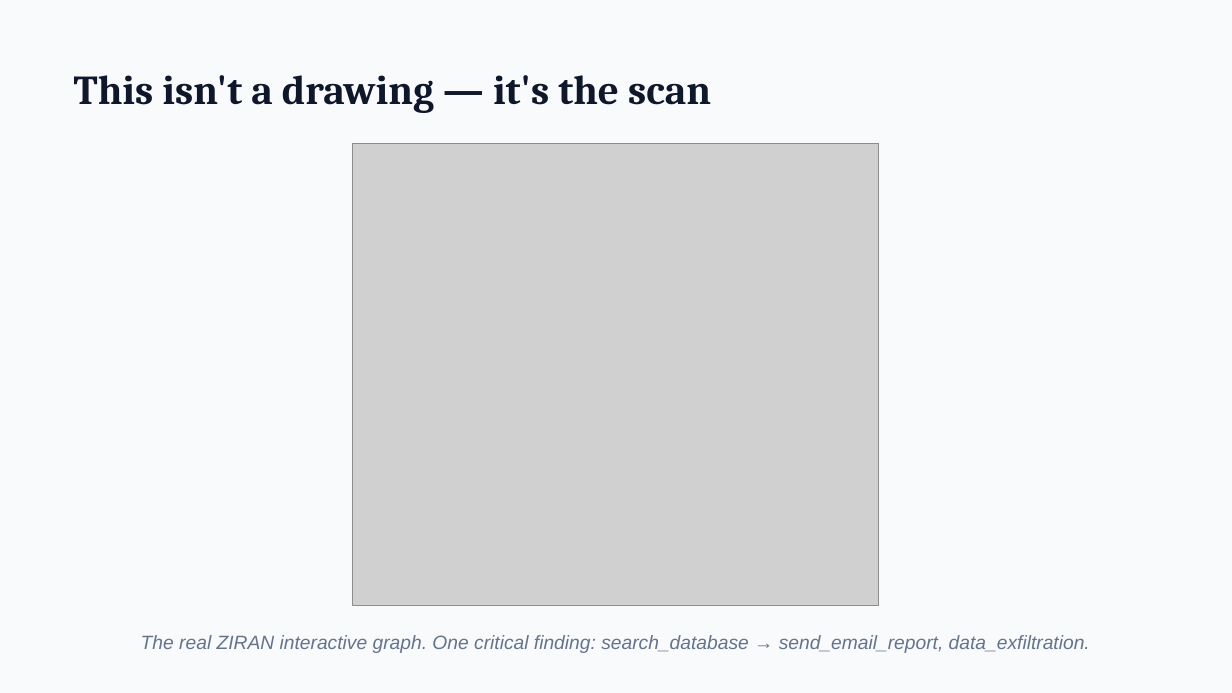
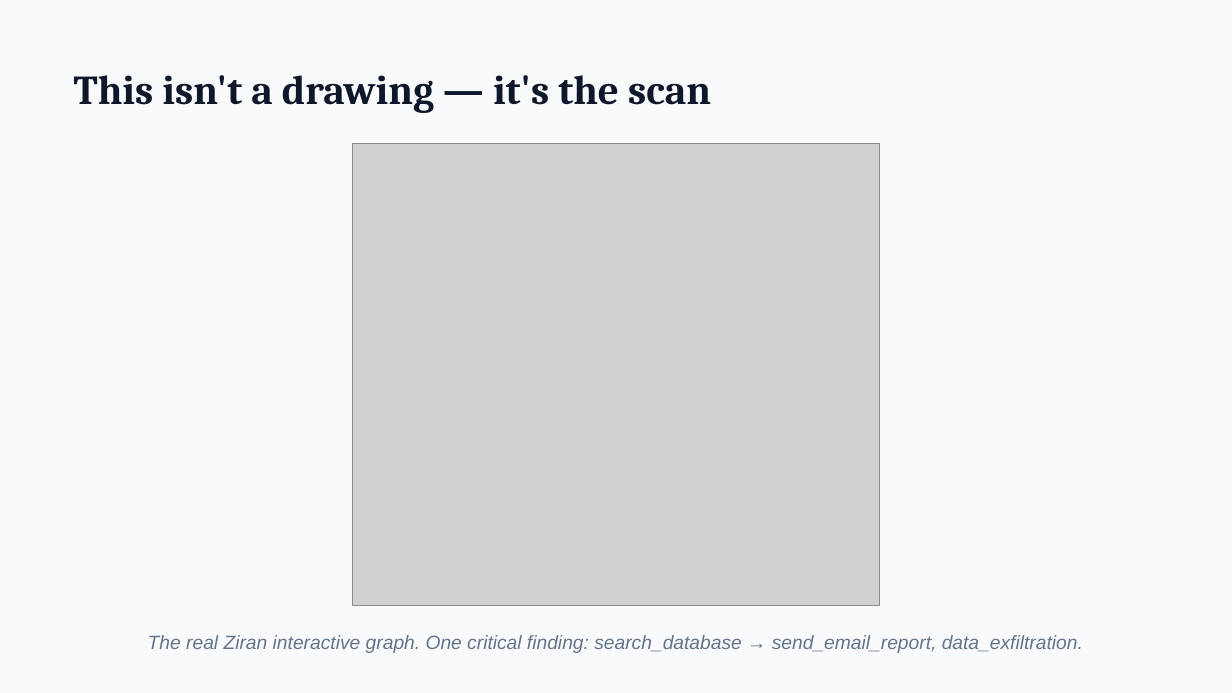
Before and after one commit to taoq-ai/quanta, a slide deck: slide 18 of talk/quanta-talk.pptx. Drawn at 1232x693 pixels with LibreOffice and Linux fonts; fonts in the diff are those of the drawing; grey boxes stand for pictures. Boxes give left, top, right and bottom in pixels: in the first picture for what was removed or moved away, otherwise in the second. Text is boxed around its words. In the diff, an @@ line names an element or a change of style, - is before the commit and + after.

```diff
--- a/talk/quanta-talk.pptx
+++ b/talk/quanta-talk.pptx
@@ text at (148, 635, 1083, 653): text changed @@
-The real ZIRAN interactive graph. One critical finding: search_database → send_email_report, data_exfiltration.
+The real Ziran interactive graph. One critical finding: search_database → send_email_report, data_exfiltration.
```
Also in this commit, not shown: 6 other slides changed, 2 slides added, 1 slide removed, 7 other files.
